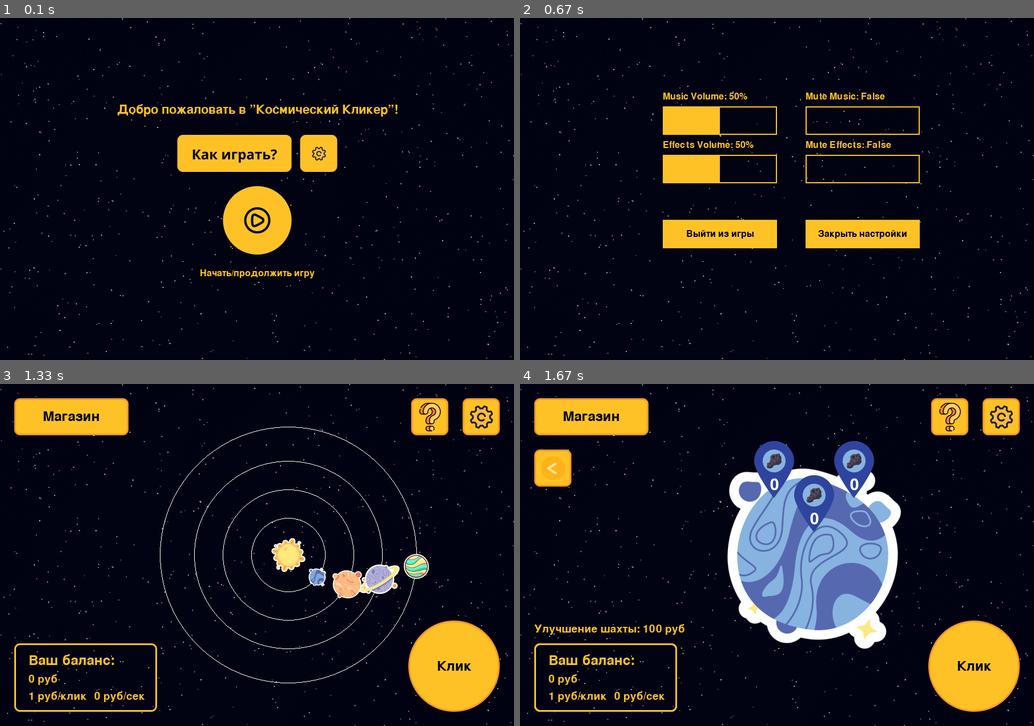
Above: before the commit, frames 1-4 (two rows, left to right).
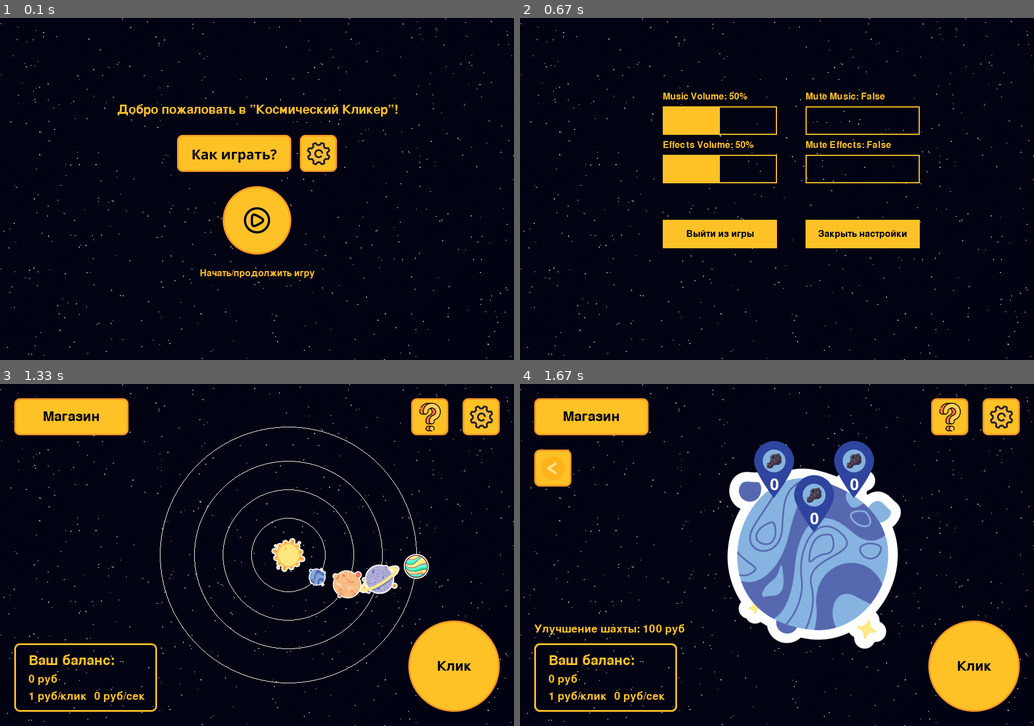
Above: after the commit, the same moments.

Repository: impanikaa/pygameProject
Game: pygame game, started from main.py
Same seed, same stepped clock (60 frames per second), same inputs: the game is played once before the commit and once after it.
Inputs (mouse positions are in pixels of both pictures, inside the frame that each line leads up to):
- Up to frame 1 (0.1 s): no input
- Up to frame 2 (0.67 s): click (838, 154) at 0.38 s
- Up to frame 3 (1.33 s): click "Закрыть настройки" at 0.72 s; click (257, 585) at 1.05 s
- Up to frame 4 (1.67 s): click (838, 585) at 1.38 s

The runs differ from the first frame. In frame 1, 1.1% of the frame differs, in the area x 34-66%, y 34-70%; in frame 2, nothing differs; in frame 3, nothing differs; in frame 4, nothing differs.

Commit message:
иконки более красивые

Diff:
--- a/main.py
+++ b/main.py
@@ -518,7 +518,7 @@
                 a = 1
                 break
         if not a:
-            self.draw_icons = [0 for i in range(len(self.draw_rects))]
+            self.draw_icons = [0 for _ in range(len(self.draw_rects))]
 
     def handle_events(self, events):
         for event in events:
@@ -683,13 +683,31 @@
 
         self.play_button_rect = pygame.Rect(390, 295, 120, 120)
         self.play_button_icon = pygame.image.load("data/start/play.png")
+        self.dark_play_button_icon = pygame.image.load("data/start/dark play.png")
 
         self.help_button_rect = pygame.Rect(310, 205, 200, 65)
         self.help_button_icon = pygame.image.load("data/start/help.png")
+        self.dark_help_button_icon = pygame.image.load("data/start/dark help.png")
 
         self.settings_button_rect = pygame.Rect(525, 205, 65, 65)
         self.settings_button_icon = pygame.image.load("data/start/settings.png")
-
+        self.dark_settings_button_icon = pygame.image.load("data/start/dark settings.png")
+
+        self.draw_light_icons = [self.play_button_icon, self.help_button_icon, self.settings_button_icon]
+        self.draw_dark_icons = [self.dark_play_button_icon, self.dark_help_button_icon, self.dark_settings_button_icon]
+        self.draw_icons = [False for _ in range(len(self.draw_light_icons))]
+        self.draw_rects = [self.play_button_rect, self.help_button_rect, self.settings_button_rect]
+
+    def update(self):
+        a = 0
+        for i, x in enumerate(self.draw_rects):
+            if x.collidepoint(pygame.mouse.get_pos()):
+                self.draw_icons = [0 for i in range(len(self.draw_rects))]
+                self.draw_icons[i] = 1
+                a = 1
+                break
+        if not a:
+            self.draw_icons = [0 for _ in range(len(self.draw_rects))]
 
     def handle_events(self, events):
         for event in events:
@@ -703,13 +721,18 @@
         return None
 
     def draw(self, screen):
+        for i in range(len(self.draw_icons)):
+            if self.draw_icons[i] == 0:
+                screen.blit(self.draw_light_icons[i], self.draw_rects[i])
+            else:
+                screen.blit(self.draw_dark_icons[i], self.draw_rects[i])
         text_welcome = self.font4.render("Добро пожаловать в ”Космический Кликер”!", True, vivid_orange)
         screen.blit(text_welcome, (205, 150))
         text_continue = self.font2.render("Начать/продолжить игру", True, vivid_orange)
         screen.blit(text_continue, (350, 440))
-        screen.blit(self.play_button_icon, self.play_button_rect.topleft)
-        screen.blit(self.help_button_icon, self.help_button_rect.topleft)
-        screen.blit(self.settings_button_icon, self.settings_button_rect.topleft)
+        # screen.blit(self.play_button_icon, self.play_button_rect.topleft)
+        # screen.blit(self.help_button_icon, self.help_button_rect.topleft)
+        # screen.blit(self.settings_button_icon, self.settings_button_rect.topleft)
 
 
 class FinishScreen(Scene):
@@ -719,8 +742,17 @@
 
         self.play_button_rect = pygame.Rect(390, 306, 120, 120)
         self.play_button_icon = pygame.image.load("data/start/play.png")
+        self.dark_play_button_icon = pygame.image.load("data/start/dark play.png")
         self.cat_rect = pygame.Rect(400, 190, 100, 100)
         self.cat_icon = pygame.image.load("data/finish/cat.jpg")
+        self.draw_icon = 0
+        self.icons = [self.play_button_icon, self.dark_play_button_icon]
+
+    def update(self):
+        if self.play_button_rect.collidepoint(pygame.mouse.get_pos()):
+            self.draw_icon = 1
+        else:
+            self.draw_icon = 0
 
     def handle_events(self, events):
         for event in events:
@@ -730,6 +762,10 @@
         return None
 
     def draw(self, screen):
+        if self.draw_icon:
+            screen.blit(self.dark_play_button_icon, self.play_button_rect.topleft)
+        else:
+            screen.blit(self.play_button_icon, self.play_button_rect.topleft)
         text_congratulations1 = self.font4.render("Поздравляем, вы прошли игру!", True, vivid_orange)
         screen.blit(text_congratulations1, (113, 80))
         text_congratulations2 = self.font4.render("И выиграли потрясающего кота-космонавта", True, vivid_orange)
@@ -739,7 +775,6 @@
         text_money = self.font1.render("В качестве благодарности разработчикам за этот шедевр "
                                        "вы можете задонатить на карту 2202 2023 8498 8345", True, vivid_orange)
         screen.blit(text_money, (35, 570))
-        screen.blit(self.play_button_icon, self.play_button_rect.topleft)
         screen.blit(self.cat_icon, self.cat_rect.topleft)
 
 
Binary file added: data/start/dark help.png
Binary file added: data/start/dark play.png
Binary file added: data/start/dark settings.png
Binary file changed: data/start/help.png
Binary file changed: data/start/play.png
Binary file changed: data/start/settings.png
